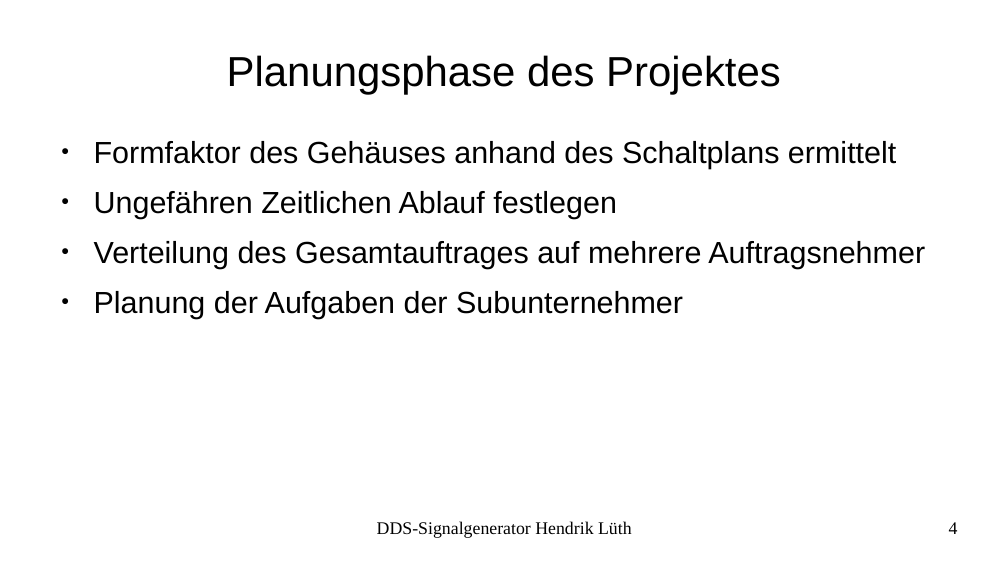
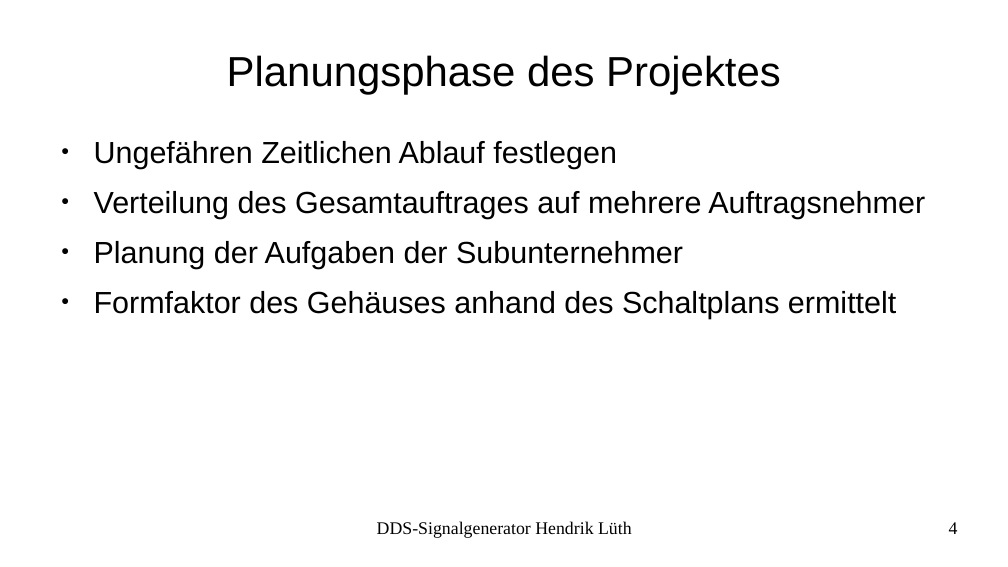
Before and after one commit to LabConnect/Signalgenerator, a slide deck: slide 4 of docs/Präsentation_Prüfung/Präsentation-Signalgenerator.odp. Drawn at 1008x567 pixels with LibreOffice and Linux fonts; fonts in the diff are those of the drawing. Boxes give left, top, right and bottom in pixels: in the first picture for what was removed or moved away, otherwise in the second. Text is boxed around its words. In the diff, an @@ line names an element or a change of style, - is before the commit and + after.

```diff
--- a/docs/Präsentation_Prüfung/Präsentation-Signalgenerator.odp
+++ b/docs/Präsentation_Prüfung/Präsentation-Signalgenerator.odp
@@ text at (94,141,896,169): paragraph removed @@
-● Formfaktor des Gehäuses anhand des Schaltplans ermittelt
@@ text at (94,291,896,318): paragraph added @@
+● Formfaktor des Gehäuses anhand des Schaltplans ermittelt
```
Also in this commit, not shown: 5 other slides changed, 7 slides added, 1 other file.
